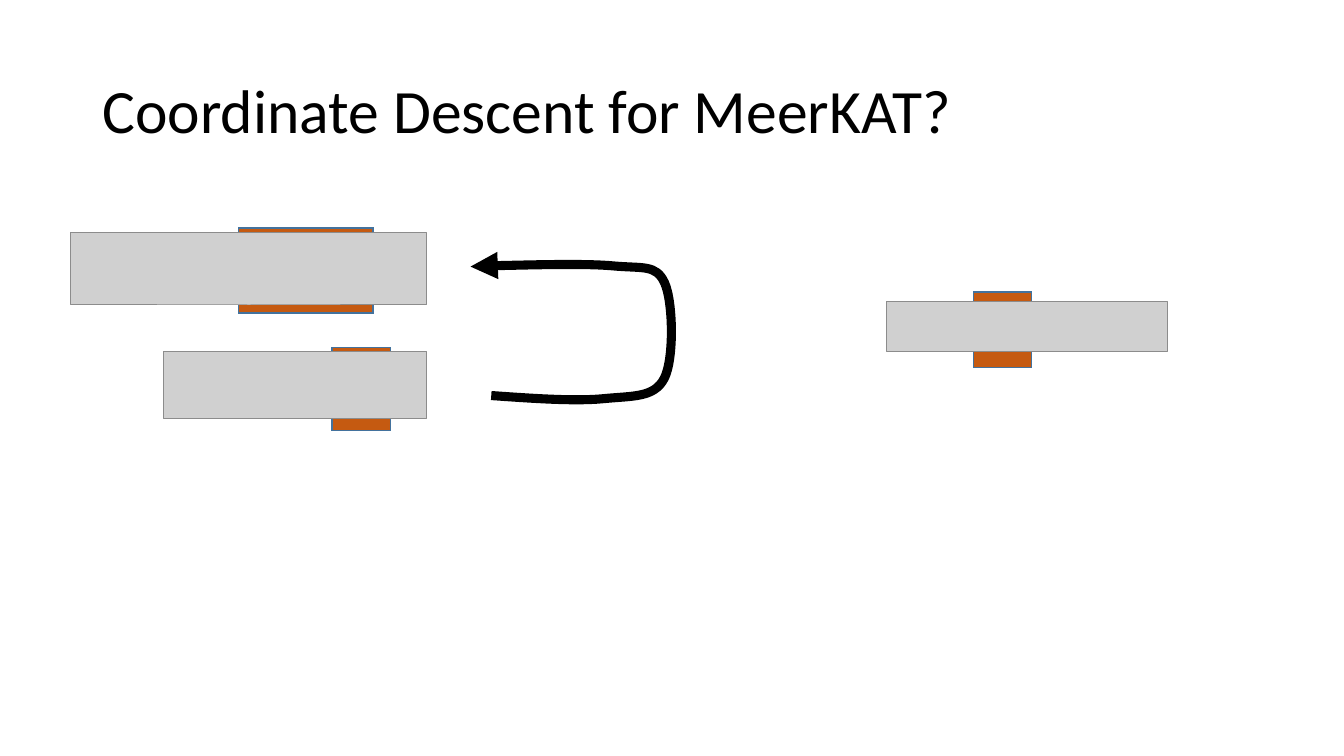
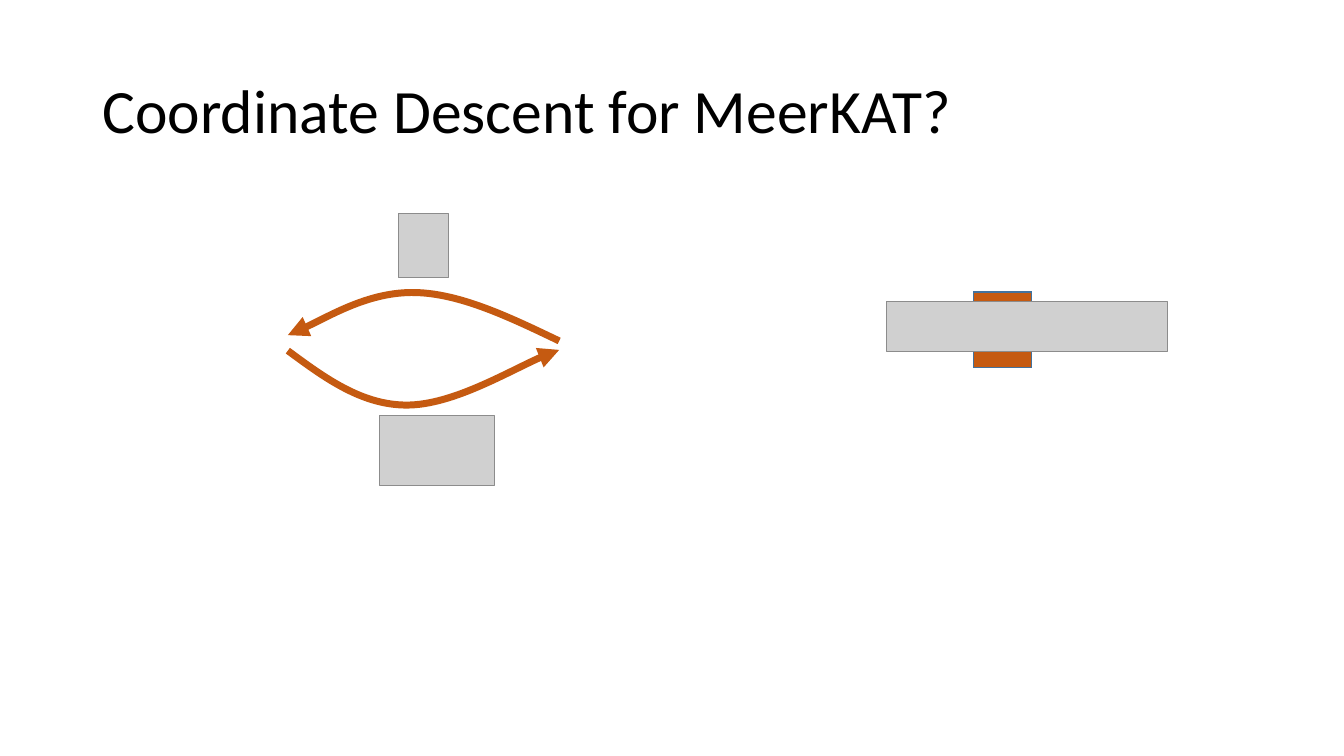
Before and after one commit to lord-blueberry/p8-doc, a slide deck: slide 23 of pp8.pptx (slide 22 before the commit). Drawn at 1344x756 pixels with LibreOffice and Linux fonts; fonts in the diff are those of the drawing; grey boxes stand for pictures. Boxes give left, top, right and bottom in pixels: in the first picture for what was removed or moved away, otherwise in the second. Text is boxed around its words. In the diff, an @@ line names an element or a change of style, - is before the commit and + after.

```diff
--- a/pp8.pptx
+++ b/pp8.pptx
@@ picture removed at (71,233,426,306) @@
@@ rectangle removed at (239,228,373,313) @@
@@ picture added at (398,214,449,278) @@
@@ freeform shape removed at (469,264,671,399) @@
@@ freeform shape added at (288,292,560,341), outline #C55A11 5 pt @@
@@ picture removed at (163,351,426,418) @@
@@ freeform shape added at (288,350,560,405), outline #C55A11 5 pt @@
@@ rectangle removed at (332,347,390,431) @@
@@ picture added at (380,415,495,486) @@
```
Also in this commit, not shown: 8 other slides changed, 2 slides added, 1 slide removed.
